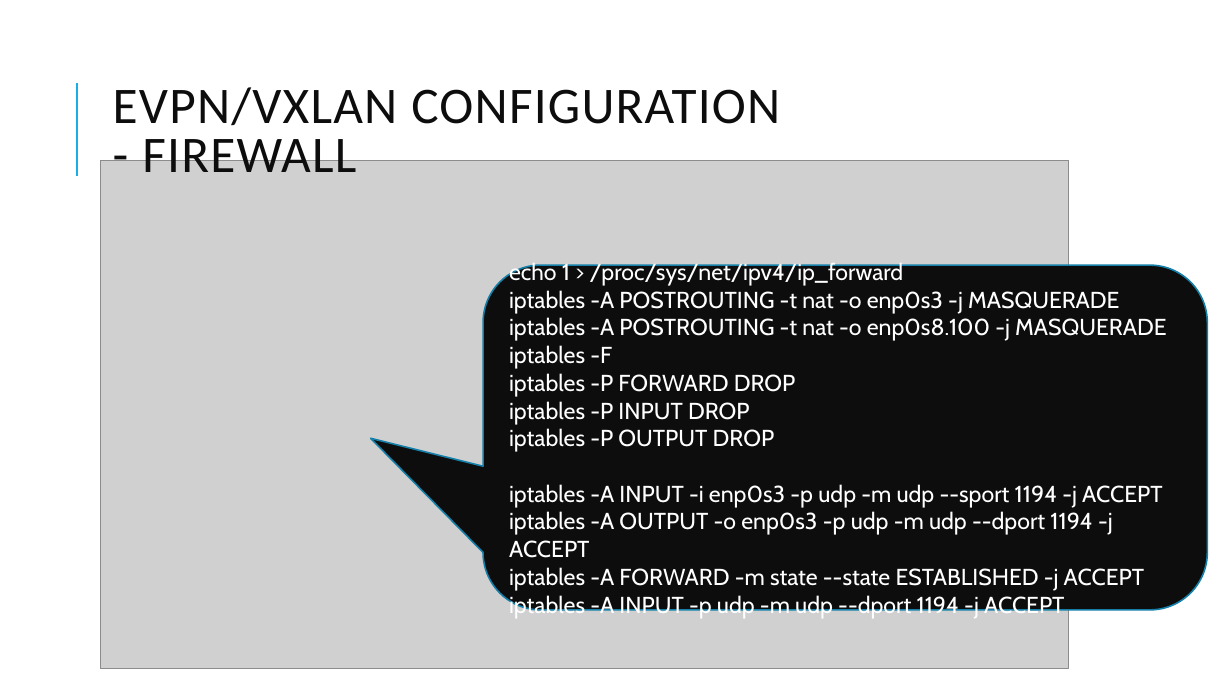
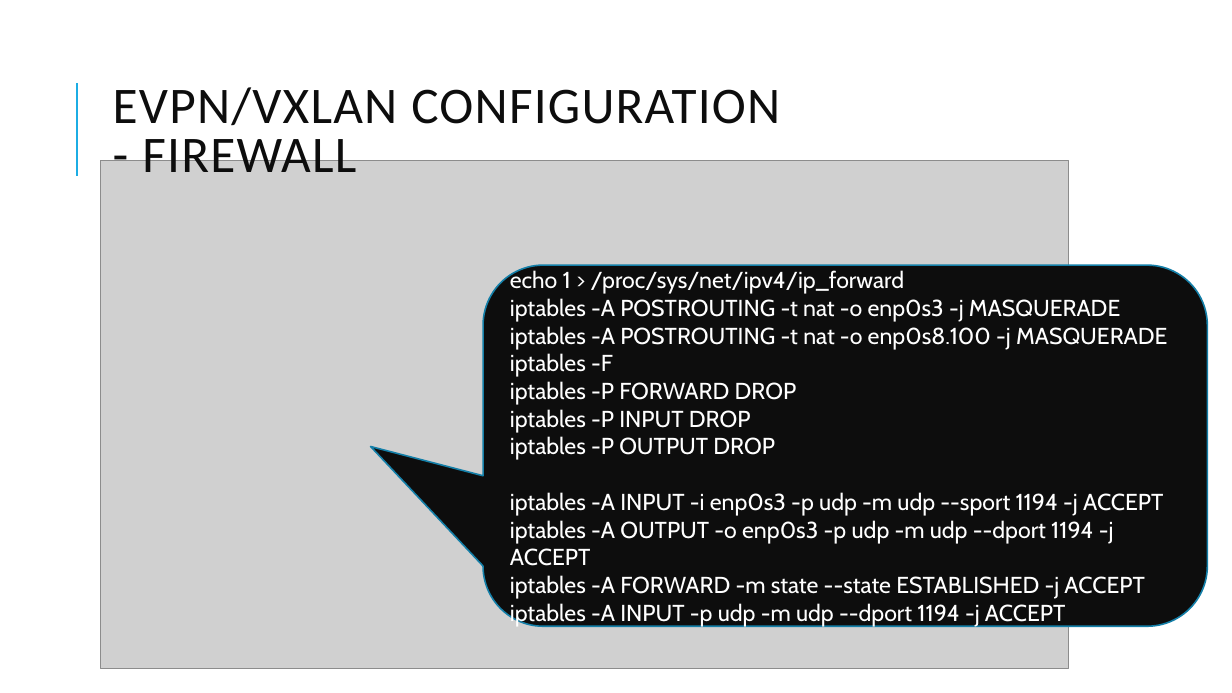
Before and after one commit to BSc-MSc-Projects/NSD-VPNs, a slide deck: slide 24 of presentazione/NSD_presentation.pptx. Drawn at 1232x693 pixels with LibreOffice and Linux fonts; fonts in the diff are those of the drawing; grey boxes stand for pictures. Boxes give left, top, right and bottom in pixels: in the first picture for what was removed or moved away, otherwise in the second. Text is boxed around its words. In the diff, an @@ line names an element or a change of style, - is before the commit and + after.

```diff
--- a/presentazione/NSD_presentation.pptx
+++ b/presentazione/NSD_presentation.pptx
@@ rounded speech box "echo 1 > /proc/sys/net/ipv4/ip_forward": place and size @@
-rounded speech box "echo 1 > /proc/sys/net/ipv4/ip_forward" at bbox=[483, 265, 1208, 610]
+rounded speech box "echo 1 > /proc/sys/net/ipv4/ip_forward" at bbox=[483, 265, 1208, 627]
```
Also in this commit, not shown: 7 other slides changed.
